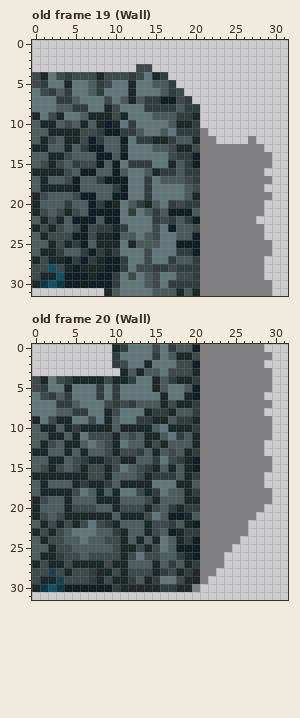
Pixel-art file: assets/textures/aseprite/Env.ase. That is the earlier state.
32x32 pixels, 20 frames. Colours within 5 levels of each other are drawn and written as one. Shown: old frame 19 (Wall), old frame 20 (Wall). The commit also changed other frames, which this record leaves out.
And afterwards:
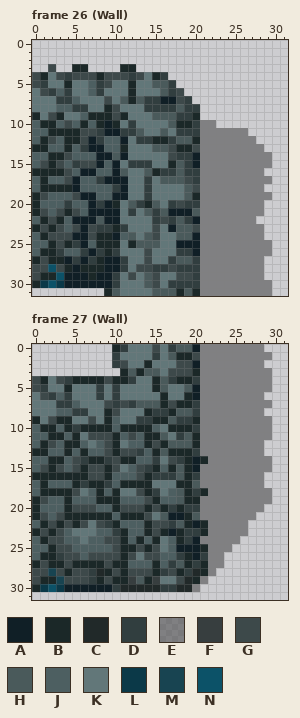
Palette (. is transparent): A #101f26  B #1b2828  C #212929  D #313e3f  E #3a3a3a85  F #373e3f  G #3d494a  H #4a5a5b  J #4d5f61  K #627779  L #0b3948  M #184451  N #0c5268
A new or re-ordered frame is compared with the old frame closest to it.
The exact change:
frames 20 -> 34
layer "Main/Sprite Sheet" added
layer "Sprite Sheet" removed
frames re-ordered
Frame 26 (Wall) against old frame 19 (Wall):
Colour B now appears in row 3 at x 5 to 6 and 11 to 12.
Colour E now appears in row 10 at x 21 to 22; in row 11 at x 22 to 26; in row 12 at x 23 to 26.
Colour G now appears in row 3 at x 2.
The author cleared colour G in row 3 at x 13 to 14.
Frame 27 (Wall) is new; against old frame 20 (Wall), layer "Main/Sprite Sheet":
The author changed colour E to colour B in row 14 at x 21; in row 18 at x 21; in rows 22 to 23 at x 21; in row 25 at x 21; in rows 27 to 28 at x 21.
The author changed colour G to colour B in row 13 at x 17.
The author changed colour H to colour B in row 13 at x 18.
The author changed colour J to colour B in row 20 at x 16; in row 23 at x 16.
The author changed colour E to colour D in row 26 at x 21.
Pixel boxes of the changes (left, top, right, bottom) in both pictures:
changed: (48, 64, 152, 72)
added: (200, 120, 248, 144)
changed: (168, 448, 208, 464)
changed: (200, 488, 208, 576)
changed: (160, 504, 168, 536)
